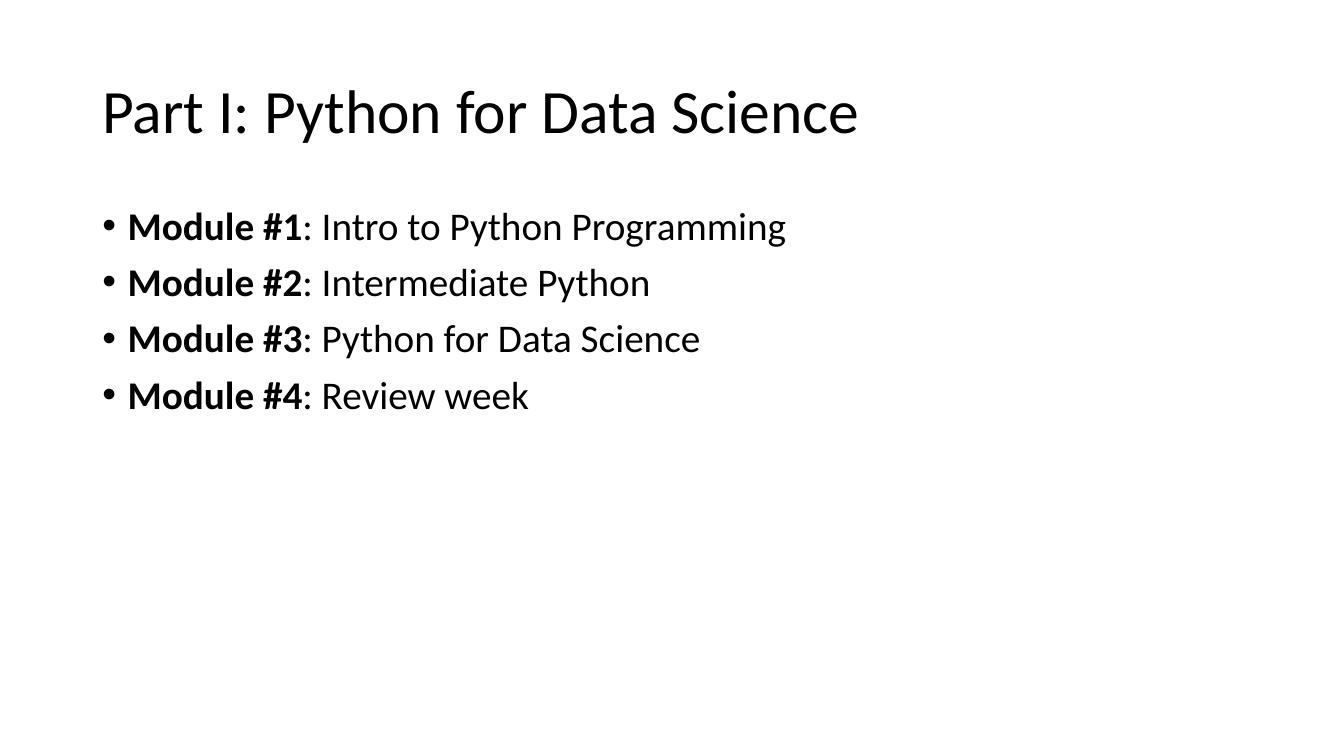
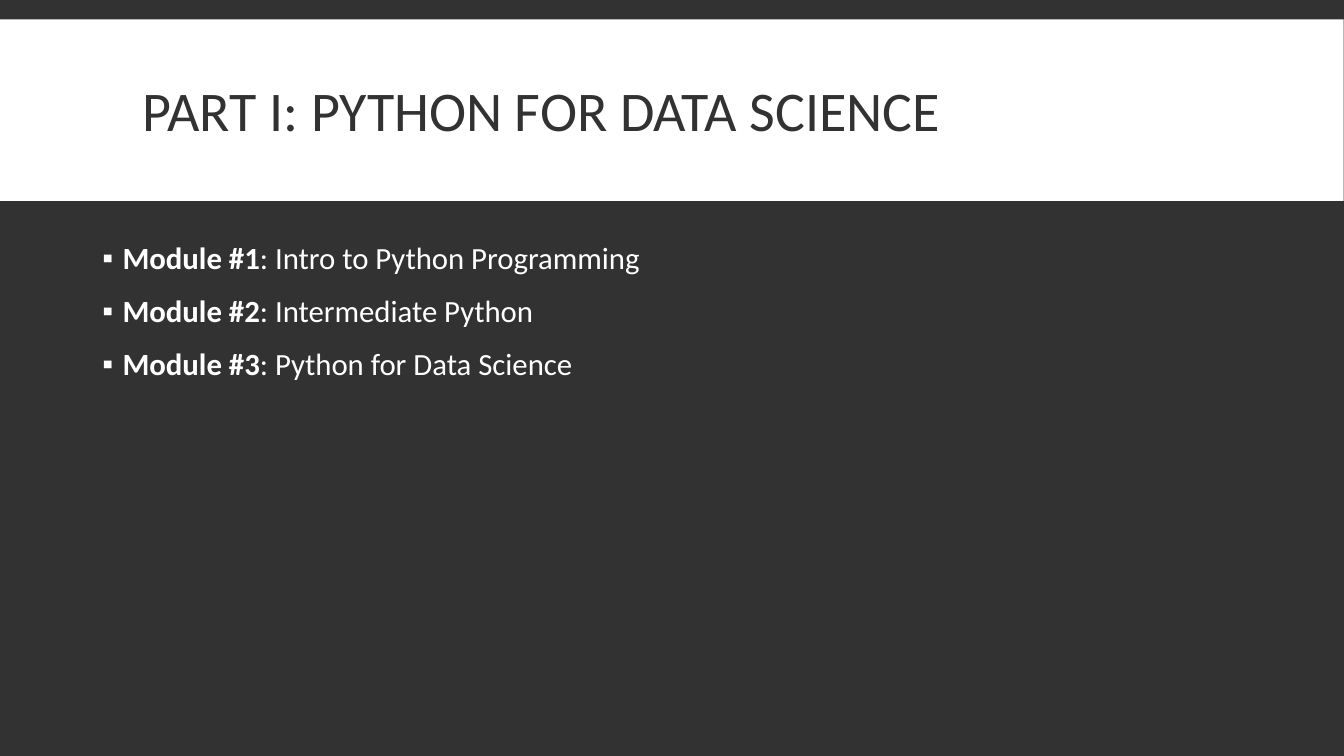
Before and after one commit to bigbioinformatics/Biomedical-ML-with-Python, a slide deck: slide 21 of Module_1/Module 1.pptx. Drawn at 1344x756 pixels with LibreOffice and Linux fonts; fonts in the diff are those of the drawing; background and template pictures are left out. Boxes give left, top, right and bottom in pixels: in the first picture for what was removed or moved away, otherwise in the second. Text is boxed around its words. In the diff, an @@ line names an element or a change of style, - is before the commit and + after.

```diff
--- a/Module_1/Module 1.pptx
+++ b/Module_1/Module 1.pptx
@@ background #FFFFFF to #323232 @@
@@ rectangle added at bbox=[0, 19, 1344, 201], fill #FFFFFF @@
@@ title at bbox=[143, 94, 940, 132]: text changed; size 44 to 40 pt; text colour #000000 to #323232 @@
-Part I: Python for Data Science
+PART I: PYTHON FOR DATA SCIENCE
@@ text "Module #1: Intro to Python ...": place and size @@
-text "Module #1: Intro to Python ..." at bbox=[128, 212, 786, 410]
+text "Module #1: Intro to Python ..." at bbox=[123, 247, 639, 380]
@@ text "Module #1: Intro to Python ..." at bbox=[123, 247, 639, 380]: size 28 to 22 pt, text colour #000000 to #FFFFFF; bullet • to ▪; more space between paragraphs @@
@@ text at bbox=[128, 381, 528, 410]: paragraph removed @@
-• Module #4: Review week
```
Also in this commit, not shown: 54 other slides changed, 28 slides added, 18 slides removed.
